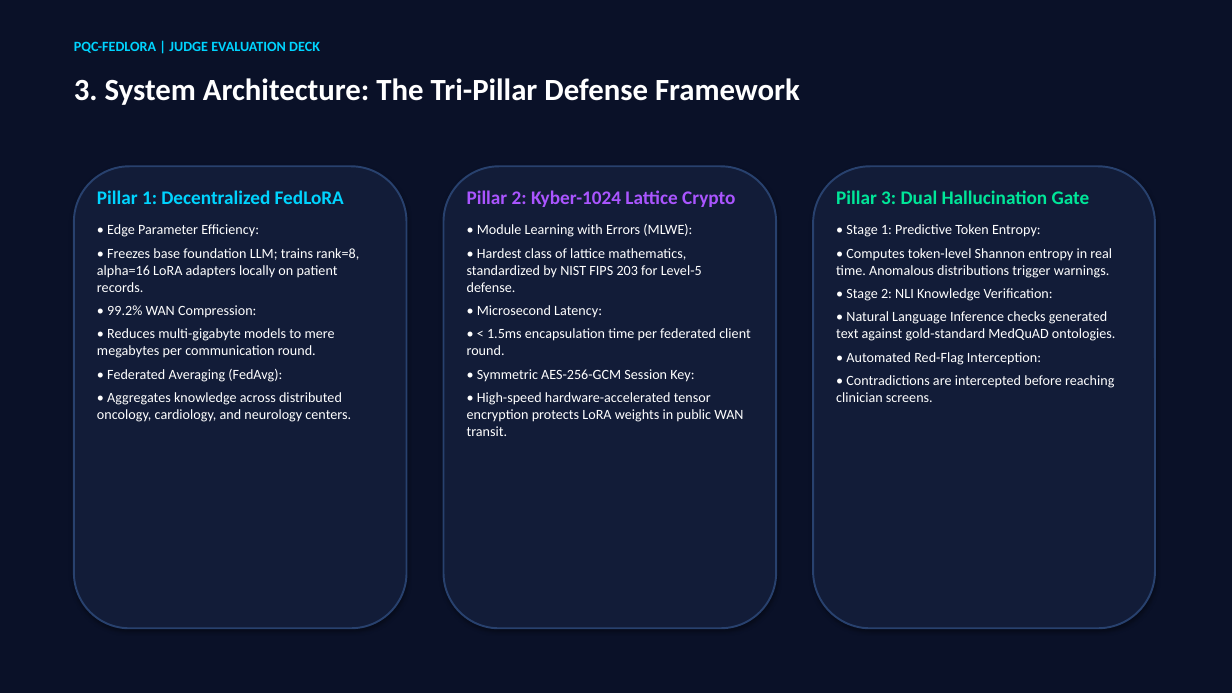
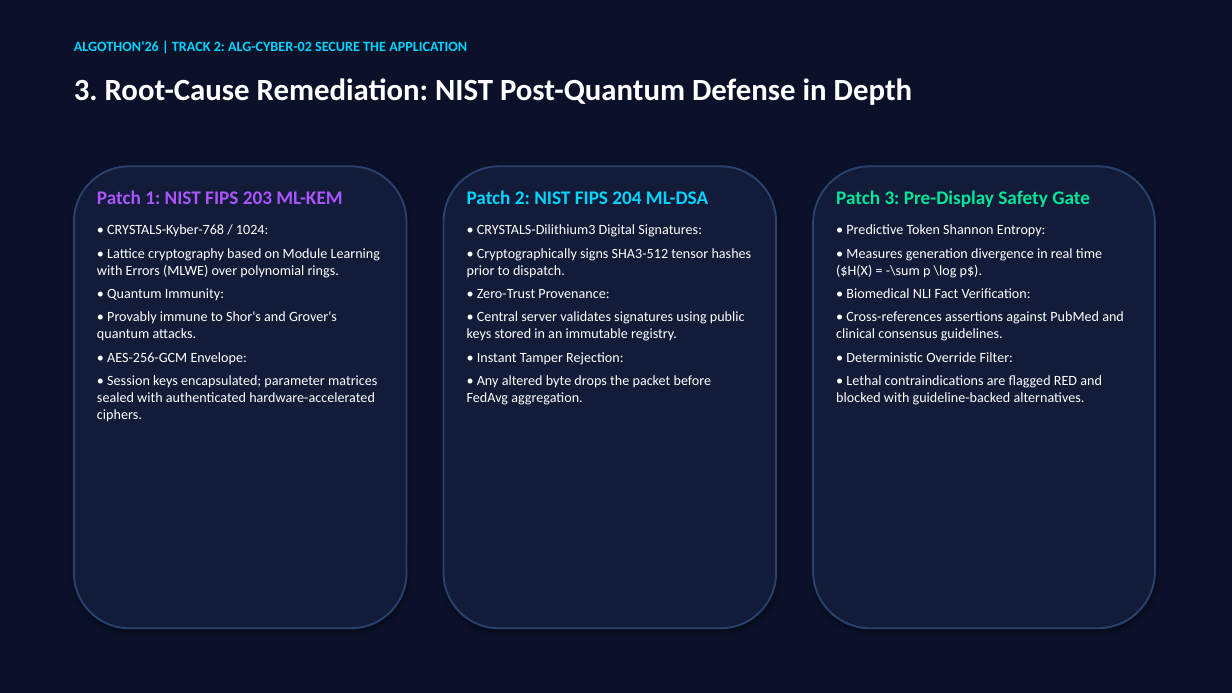
Before and after one commit to mritunjay065/hallucination, a slide deck: slide 4 of PQC_FedLoRA_Judge_Presentation.pptx. Drawn at 1232x693 pixels with LibreOffice and Linux fonts; fonts in the diff are those of the drawing. Boxes give left, top, right and bottom in pixels: in the first picture for what was removed or moved away, otherwise in the second. Text is boxed around its words. In the diff, an @@ line names an element or a change of style, - is before the commit and + after.

Commit message:
docs(presentation): update judge presentation to align with ALG-CYBER-02 rubrics

```diff
--- a/PQC_FedLoRA_Judge_Presentation.pptx
+++ b/PQC_FedLoRA_Judge_Presentation.pptx
@@ text at [74,41,467,51]: text changed @@
-PQC-FEDLORA | JUDGE EVALUATION DECK
+ALGOTHON'26 | TRACK 2: ALG-CYBER-02 SECURE THE APPLICATION
@@ text at [74,78,913,105]: text changed @@
-3. System Architecture: The Tri-Pillar Defense Framework
+3. Root-Cause Remediation: NIST Post-Quantum Defense in Depth
@@ text at [97,190,380,422]: text changed @@
-Pillar 1: Decentralized FedLoRA
-• Edge Parameter Efficiency:
-• Freezes base foundation LLM; trains rank=8, alpha=16 LoRA adapters locally on patient records.
-• 99.2% WAN Compression:
-• Reduces multi-gigabyte models to mere megabytes per communication round.
-• Federated Averaging (FedAvg):
-• Aggregates knowledge across distributed oncology, cardiology, and neurology centers.
+Patch 1: NIST FIPS 203 ML-KEM
+• CRYSTALS-Kyber-768 / 1024:
+• Lattice cryptography based on Module Learning with Errors (MLWE) over polynomial rings.
+• Quantum Immunity:
+• Provably immune to Shor's and Grover's quantum attacks.
+• AES-256-GCM Envelope:
+• Session keys encapsulated; parameter matrices sealed with authenticated hardware-accelerated ciphers.
@@ text at [467,190,752,405]: text changed @@
-Pillar 2: Kyber-1024 Lattice Crypto
-• Module Learning with Errors (MLWE):
-• Hardest class of lattice mathematics, standardized by NIST FIPS 203 for Level-5 defense.
-• Microsecond Latency:
-• < 1.5ms encapsulation time per federated client round.
-• Symmetric AES-256-GCM Session Key:
-• High-speed hardware-accelerated tensor encryption protects LoRA weights in public WAN transit.
+Patch 2: NIST FIPS 204 ML-DSA
+• CRYSTALS-Dilithium3 Digital Signatures:
+• Cryptographically signs SHA3-512 tensor hashes prior to dispatch.
+• Zero-Trust Provenance:
+• Central server validates signatures using public keys stored in an immutable registry.
+• Instant Tamper Rejection:
+• Any altered byte drops the packet before FedAvg aggregation.
@@ text at [836,190,1124,405]: text changed @@
-Pillar 3: Dual Hallucination Gate
-• Stage 1: Predictive Token Entropy:
-• Computes token-level Shannon entropy in real time. Anomalous distributions trigger warnings.
-• Stage 2: NLI Knowledge Verification:
-• Natural Language Inference checks generated text against gold-standard MedQuAD ontologies.
-• Automated Red-Flag Interception:
-• Contradictions are intercepted before reaching clinician screens.
+Patch 3: Pre-Display Safety Gate
+• Predictive Token Shannon Entropy:
+• Measures generation divergence in real time ($H(X) = -\sum p \log p$).
+• Biomedical NLI Fact Verification:
+• Cross-references assertions against PubMed and clinical consensus guidelines.
+• Deterministic Override Filter:
+• Lethal contraindications are flagged RED and blocked with guideline-backed alternatives.
```
Also in this commit, not shown: 6 other slides changed, 3 slides added, 3 slides removed.
